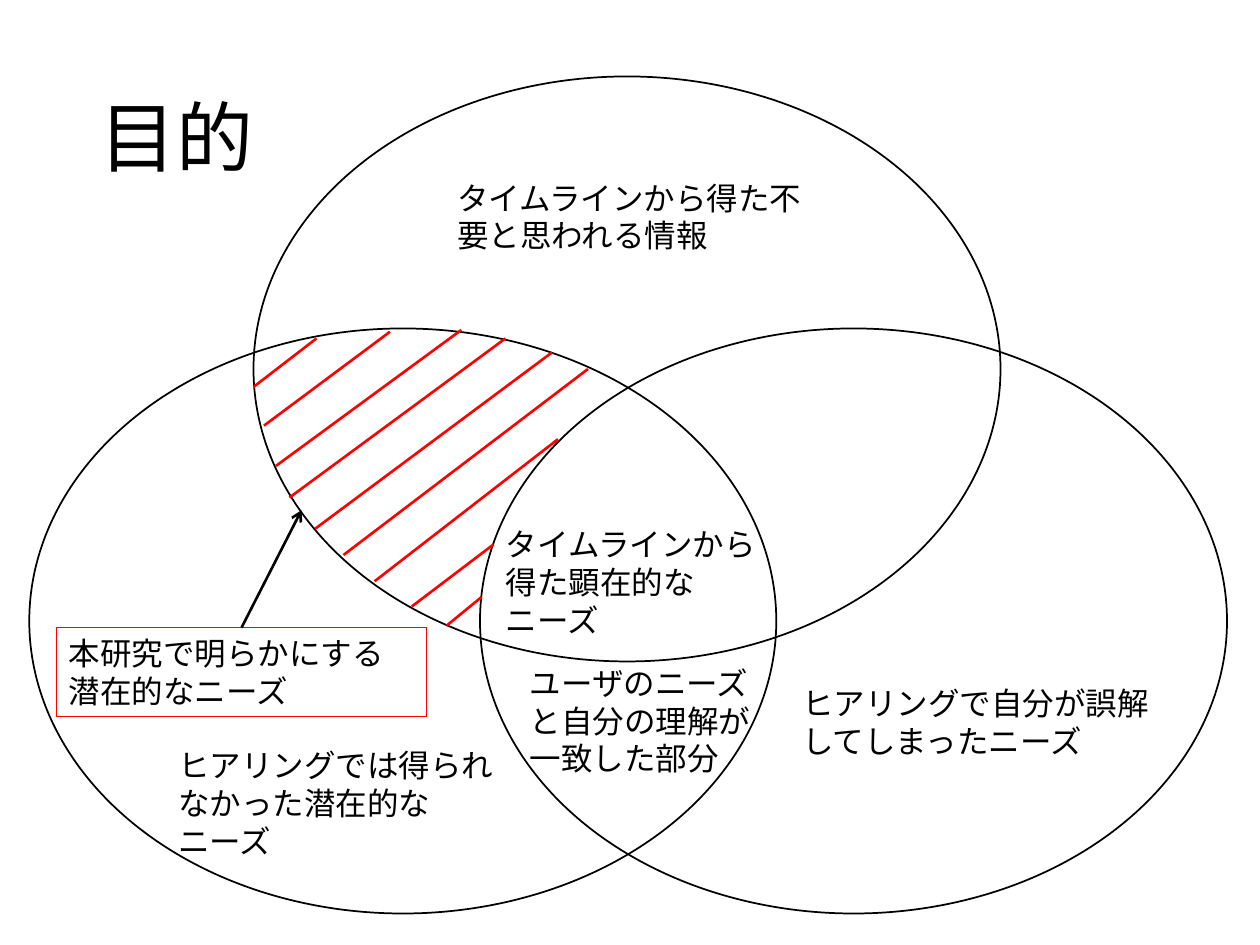
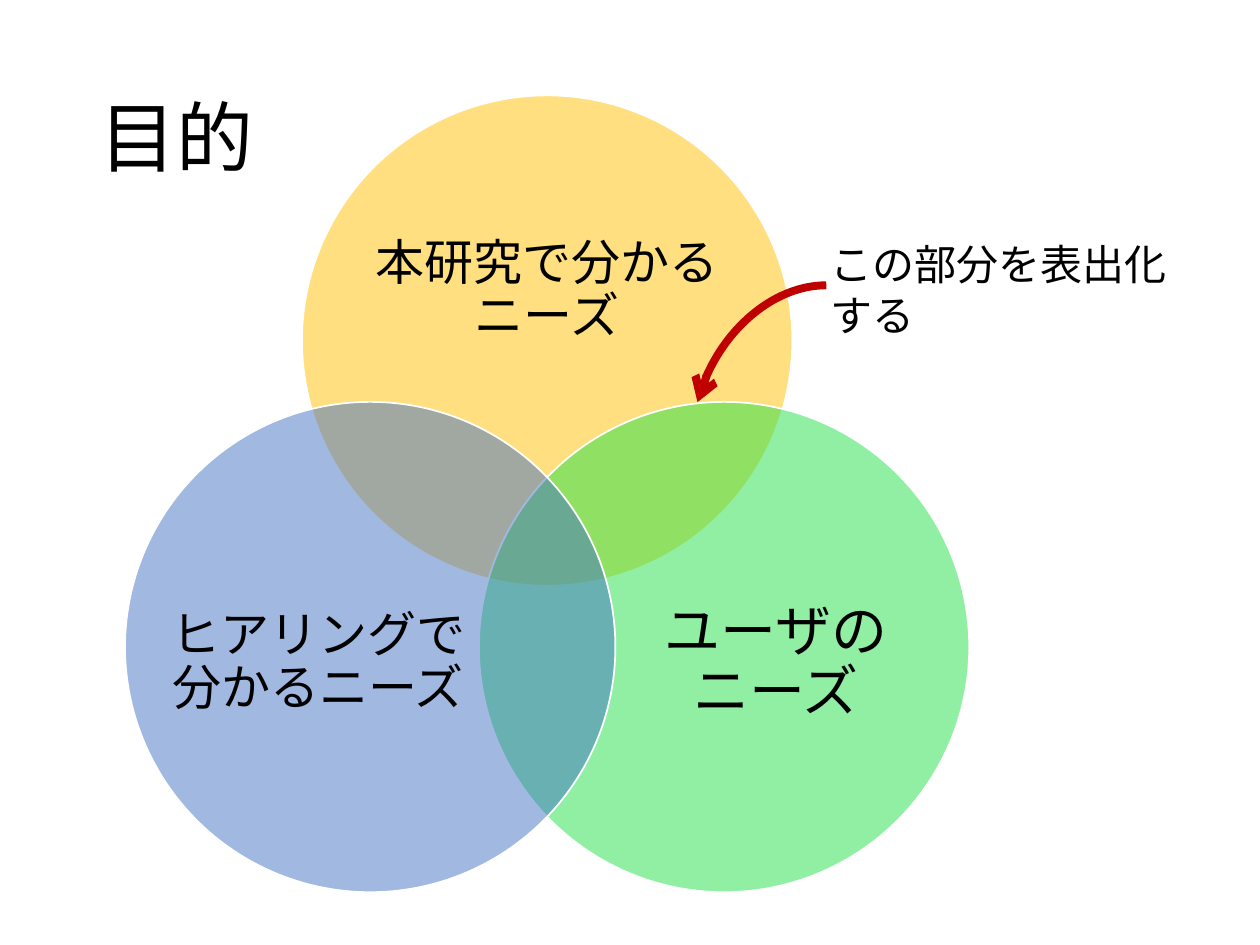
Before and after one commit to keimatsui/kadai, a slide deck: slide 4 of 卒業論文/2014/吉野聡志/最終発表/最終発表スライド.pptx. Drawn at 1260x945 pixels with LibreOffice and Linux fonts; fonts in the diff are those of the drawing. Boxes give left, top, right and bottom in pixels: in the first picture for what was removed or moved away, otherwise in the second. Text is boxed around its words. In the diff, an @@ line names an element or a change of style, - is before the commit and + after.

Commit message:
最終発表スライド修正

```diff
--- a/卒業論文/2014/吉野聡志/最終発表/最終発表スライド.pptx
+++ b/卒業論文/2014/吉野聡志/最終発表/最終発表スライド.pptx
@@ ellipse resized from (x1=253, y1=77, x2=1000, y2=662) to (x1=302, y1=96, x2=793, y2=586) @@
@@ ellipse at (x1=302, y1=96, x2=793, y2=586): fill none to #FFC000 at 50% opacity; outline #000000 1 pt to #FFFFFF 1 pt @@
@@ text removed at (x1=457, y1=184, x2=801, y2=250) @@
-タイムラインから得た不要と思われる情報
@@ text added at (x1=376, y1=238, x2=719, y2=335), 28 pt, text #000000 @@
+本研究で分かるニーズ
@@ arc (boxed as its full ellipse) added at (x1=650, y1=248, x2=957, y2=584), outline #C00000 4.5 pt @@
@@ text added at (x1=830, y1=244, x2=1166, y2=333), 24 pt, text #000000 @@
+この部分を表出化する
@@ ellipse removed at (x1=480, y1=329, x2=1227, y2=914) @@
@@ line removed from (253, 387) to (316, 339) @@
@@ line removed from (265, 426) to (391, 331) @@
@@ line removed from (276, 466) to (461, 330) @@
@@ line removed from (290, 498) to (505, 339) @@
@@ line removed from (315, 529) to (552, 353) @@
@@ line removed from (344, 554) to (588, 369) @@
@@ ellipse resized from (x1=29, y1=329, x2=776, y2=914) to (x1=125, y1=402, x2=615, y2=892) @@
@@ ellipse at (x1=125, y1=402, x2=615, y2=892): fill none to #4472C4 at 50% opacity; outline #000000 1 pt to #FFFFFF 1 pt @@
@@ ellipse added at (x1=479, y1=402, x2=969, y2=892), fill #23E148 at 50% opacity, outline #FFFFFF 1 pt @@
@@ line removed from (374, 581) to (558, 440) @@
@@ text "ヒアリングで分かるニーズ" at (x1=172, y1=611, x2=466, y2=709): vertical alignment top to middle @@
@@ arrow removed from (242, 627) to (301, 510) @@
@@ text removed at (x1=506, y1=524, x2=756, y2=634) @@
-タイムラインから得た顕在的な ニーズ
@@ text "ユーザのニーズ" at (x1=664, y1=606, x2=887, y2=714): vertical alignment top to middle @@
@@ line removed from (412, 606) to (494, 544) @@
@@ line removed from (447, 625) to (481, 597) @@
@@ rectangle removed at (x1=57, y1=627, x2=427, y2=717) @@
-本研究で明らかにする潜在的なニーズ
@@ text at (x1=172, y1=611, x2=466, y2=709): text changed; size 18 to 28 pt @@
-ヒアリングでは得られなかった潜在的な
-ニーズ
+ヒアリングで分かるニーズ
@@ text at (x1=664, y1=606, x2=887, y2=714): text changed; size 18 to 32 pt @@
-ユーザのニーズと自分の理解が一致した部分
+ユーザのニーズ
@@ text removed at (x1=802, y1=688, x2=1148, y2=755) @@
-ヒアリングで自分が誤解してしまったニーズ
```
